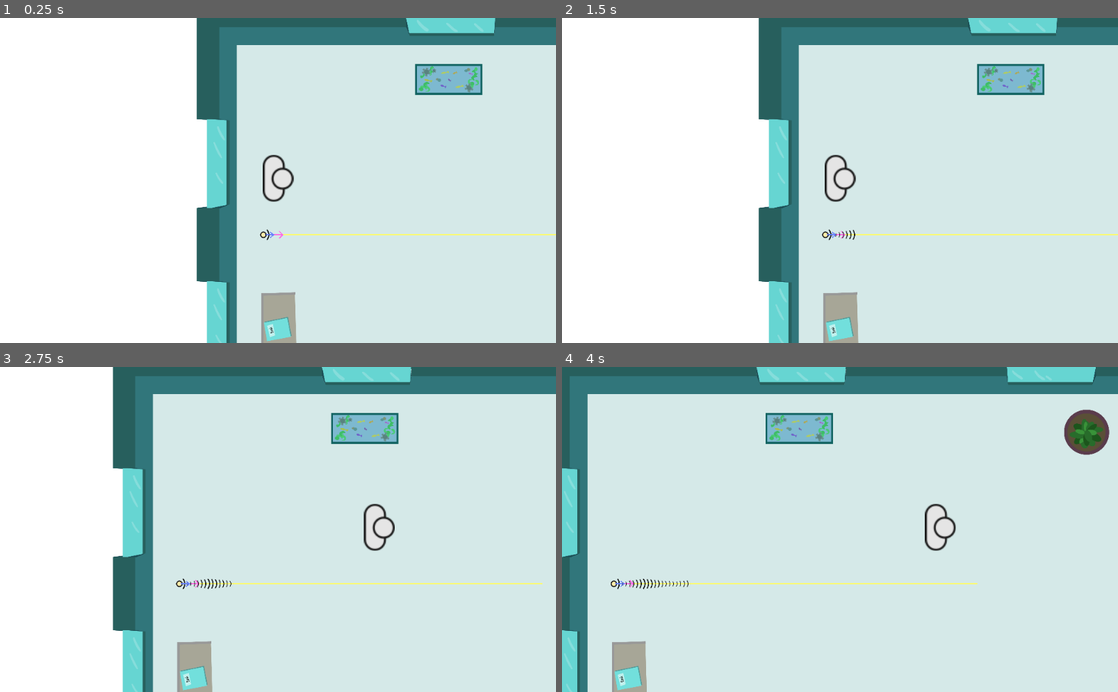
Above: before the commit, frames 1-4 (two rows, left to right).
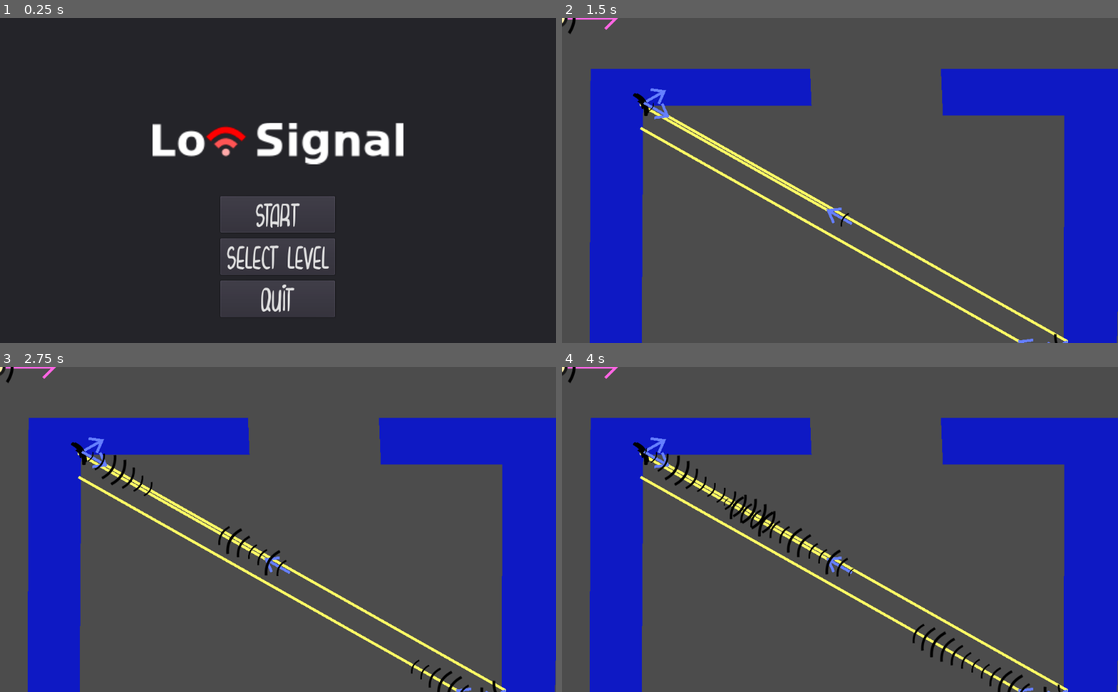
Above: after the commit, the same moments.

Repository: gingergenius/Spotify1962
Game: Godot game, scene res://main_menu.tscn
Same seed, same stepped clock (60 frames per second), same inputs: the game is played once before the commit and once after it. Before the commit the project starts from res://scenes/StefanTestScene.tscn.
Inputs (mouse positions are in pixels of both pictures, inside the frame that each line leads up to):
- Up to frame 1 (0.25 s): no input
- Up to frame 2 (1.5 s): click (840, 255) at 0.5 s, where only the run after the commit has a clickable "select level"; click (840, 248) at 1.25 s, where only the run after the commit has a clickable "play"
- Up to frame 3 (2.75 s): move the mouse to (400, 513) at 2.02 s; hold D (player_right) from 2.03 s (still down); hold Space (player_pull) from 2.03 s (still down); click (400, 513) at 2.17 s
- Up to frame 4 (4 s): release D (player_right) at 2.75 s; release Space (player_pull) at 2.75 s; drag from (728, 545) to (812, 594) at 2.77 s; move the mouse to (895, 458) at 3.52 s; hold D (player_right) from 3.53 s (still down); hold Space (player_pull) from 3.53 s (still down)

The runs differ from the first frame. In frame 1, 99% of the frame differs, in the area x 0-100%, y 0-100%; in frame 2, 100%; in frame 3, 100%; in frame 4, 100%.

Commit message:
added main menu

Diff:
--- a/level_select_menu.gd
+++ b/level_select_menu.gd
@@ -30,6 +30,7 @@
 	pass
 
 func play_stage():
+	print("loading level " + str(current_stage))
 	get_tree().change_scene("res://levels/" + str(current_stage) +".tscn")
 	pass
 
--- a/level_select_menu.tscn
+++ b/level_select_menu.tscn
@@ -27,7 +27,7 @@
 	pass # replace with function body
 "
 
-[node name="Panel" type="Panel" index="0"]
+[node name="Panel" type="Panel"]
 
 anchor_left = 0.0
 anchor_top = 0.0
--- a/project.godot
+++ b/project.godot
@@ -11,7 +11,7 @@
 [application]
 
 config/name="Spotify1962"
-run/main_scene="res://scenes/StefanTestScene.tscn"
+run/main_scene="res://main_menu.tscn"
 config/icon="res://icon.png"
 
 [input]
